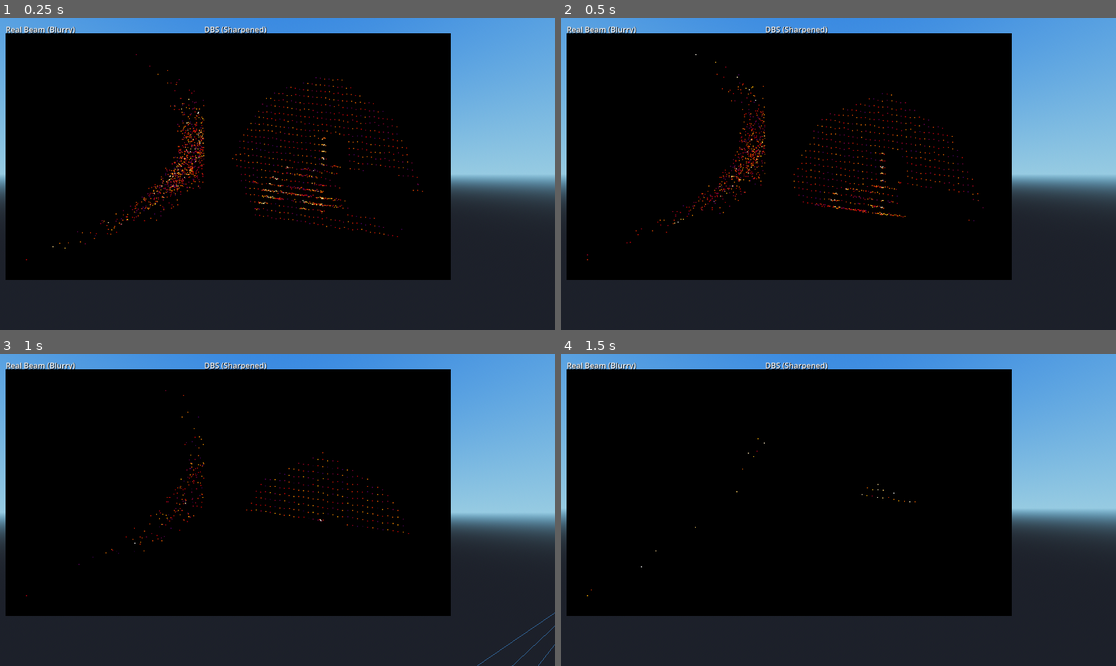
Above: before the commit, frames 1-4 (two rows, left to right).
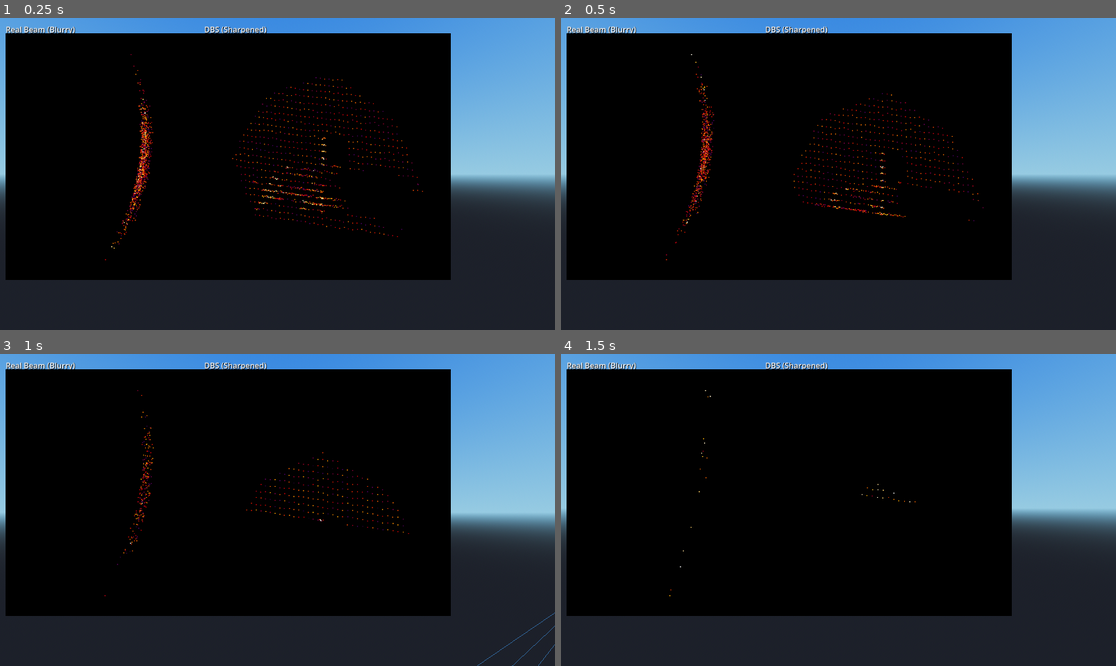
Above: after the commit, the same moments.

Repository: mistrjirka/GN-Radar-Sim
Game: Godot game, scene res://scenes/World.tscn
Same seed, same stepped clock (60 frames per second), same inputs: the game is played once before the commit and once after it.
Inputs (mouse positions are in pixels of both pictures, inside the frame that each line leads up to):
- Up to frame 1 (0.25 s): no input
- Up to frame 2 (0.5 s): no input
- Up to frame 3 (1 s): tap Enter at 0.5 s; move the mouse to (305, 510) at 0.52 s; hold W (forward) from 0.53 s (still down); tap 1 at 0.6 s; click (305, 510) at 0.67 s
- Up to frame 4 (1.5 s): keep holding W (forward); move the mouse to (810, 510) at 1.27 s; tap 2 at 1.35 s

The runs differ from the first frame. In frame 1, 1.1% of the frame differs, in the area x 4-37%, y 11-78%; in frame 2, 0.8%; in frame 3, 0.3%; in frame 4, less than 0.1%.

Commit message:
Add aspect ratio preservation for DBS display scaling

Diff:
--- a/scenes/node_3d_dbs.gd
+++ b/scenes/node_3d_dbs.gd
@@ -37,6 +37,7 @@
 @export var display_range_x: Vector2 = Vector2(-250, 250)  ## DBS X display range
 @export var display_range_y: Vector2 = Vector2(-250, 250)  ## DBS Y display range
 @export var auto_fit_range: bool = true              ## Auto-fit display range to data
+@export var preserve_aspect_ratio: bool = true       ## Keep physical proportions on display
 @export var colormap: int = 0                        ## 0=Inferno, 1=Green, 2=Grayscale
 @export var intensity_gamma: float = 0.5             ## Gamma correction for intensity
 
@@ -587,6 +588,17 @@
 	var i_range: float = maxf(i_max - i_min, 0.001)
 	var x_scale: float = float(image_size - 1) / x_range
 	var y_scale: float = float(image_size - 1) / y_range
+
+	# Uniform scaling: use same pixels-per-meter for both axes, center the smaller one
+	var x_offset: float = 0.0
+	var y_offset: float = 0.0
+	if preserve_aspect_ratio and x_range > 0.001 and y_range > 0.001:
+		var uniform_scale: float = minf(x_scale, y_scale)
+		x_offset = (float(image_size - 1) - x_range * uniform_scale) * 0.5
+		y_offset = (float(image_size - 1) - y_range * uniform_scale) * 0.5
+		x_scale = uniform_scale
+		y_scale = uniform_scale
+
 	var i_scale: float = 255.0 / i_range
 
 	# Local copy of LUT for thread safety
@@ -597,9 +609,9 @@
 	for i in range(data_size):
 		var point: Vector3 = data[i]
 
-		# Map to image coordinates
-		var img_x: int = clampi(int((point.x - x_min) * x_scale), 0, max_coord)
-		var img_y: int = clampi(max_coord - int((point.y - y_min) * y_scale), 0, max_coord)
+		# Map to image coordinates (with uniform offset for aspect ratio)
+		var img_x: int = clampi(int(x_offset + (point.x - x_min) * x_scale), 0, max_coord)
+		var img_y: int = clampi(max_coord - int(y_offset + (point.y - y_min) * y_scale), 0, max_coord)
 
 		# Normalize intensity, apply gamma, and get LUT index
 		var norm: float = clampf((point.z - i_min) * i_scale / 255.0, 0.0, 1.0)
